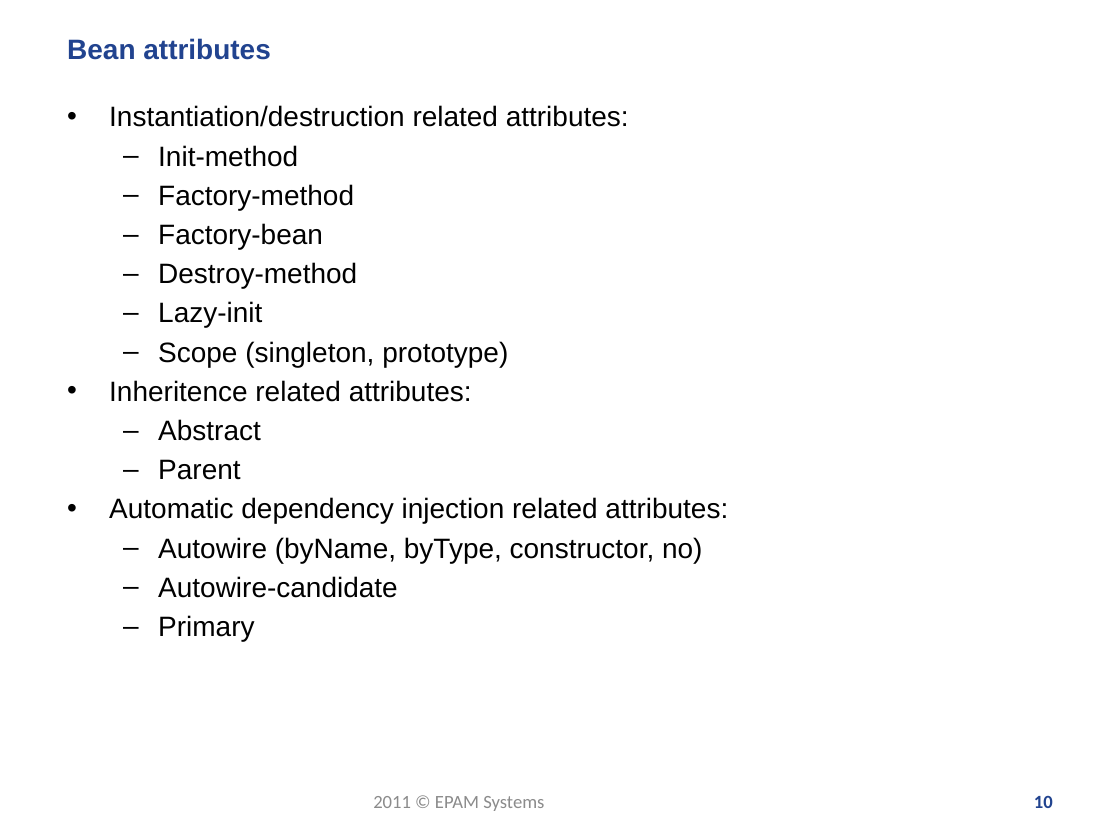
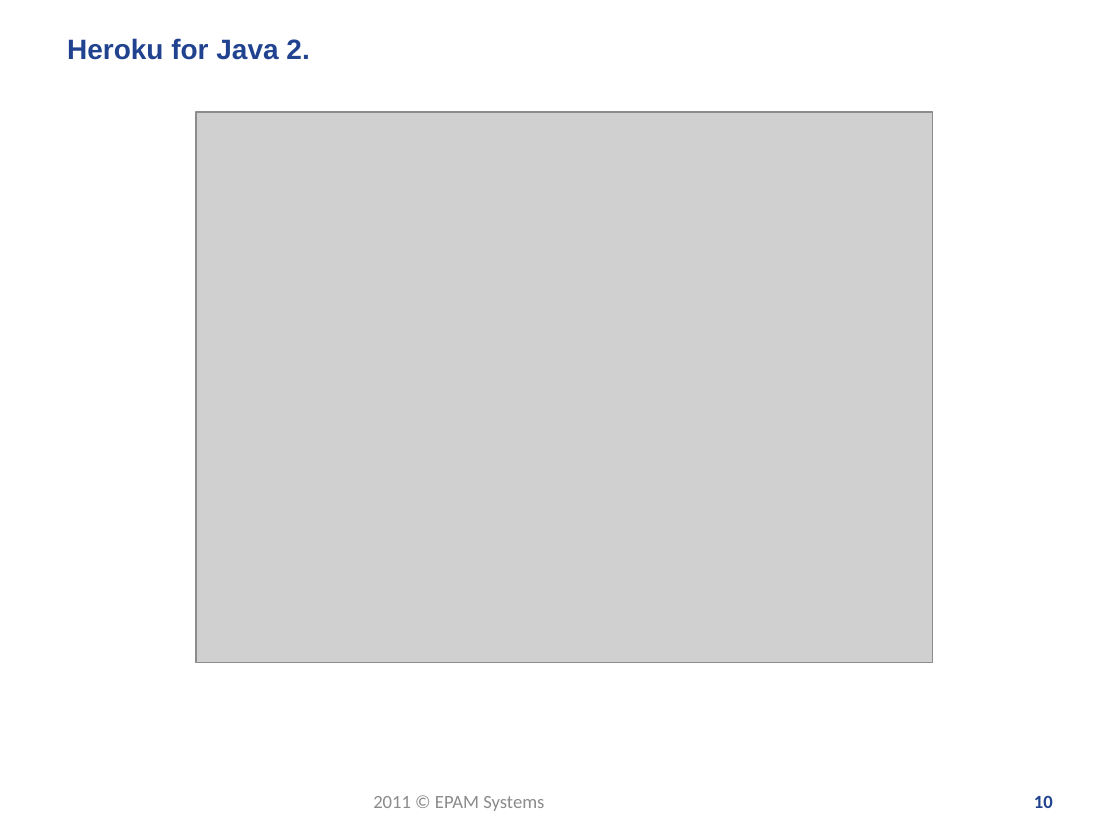
Before and after one commit to zgorbe/Heroku-HelloWorld, a slide deck: slide 10 of Heroku - meetup.pptx. Drawn at 1120x840 pixels with LibreOffice and Linux fonts; fonts in the diff are those of the drawing; grey boxes stand for pictures; background and template pictures are left out. Boxes give left, top, right and bottom in pixels: in the first picture for what was removed or moved away, otherwise in the second. Text is boxed around its words. In the diff, an @@ line names an element or a change of style, - is before the commit and + after.

Commit message:
Heroku meetup slides

```diff
--- a/Heroku - meetup.pptx
+++ b/Heroku - meetup.pptx
@@ title at bbox=[67, 38, 309, 60]: text changed @@
-Bean attributes
+Heroku for Java 2.
@@ text removed at bbox=[109, 105, 728, 641] @@
-• Instantiation/destruction related attributes:
-  – Init-method
-  – Factory-method
-  – Factory-bean
-  – Destroy-method
-  – Lazy-init
-  – Scope (singleton, prototype)
-• Inheritence related attributes:
-  – Abstract
-  – Parent
-• Automatic dependency injection related attributes:
-  – Autowire (byName, byType, constructor, no)
-  – Autowire-candidate
-  – Primary
@@ picture added at bbox=[196, 112, 932, 663] @@
```
Also in this commit, not shown: 7 other slides changed, 2 slides added, 4 slides removed, 1 other file.
